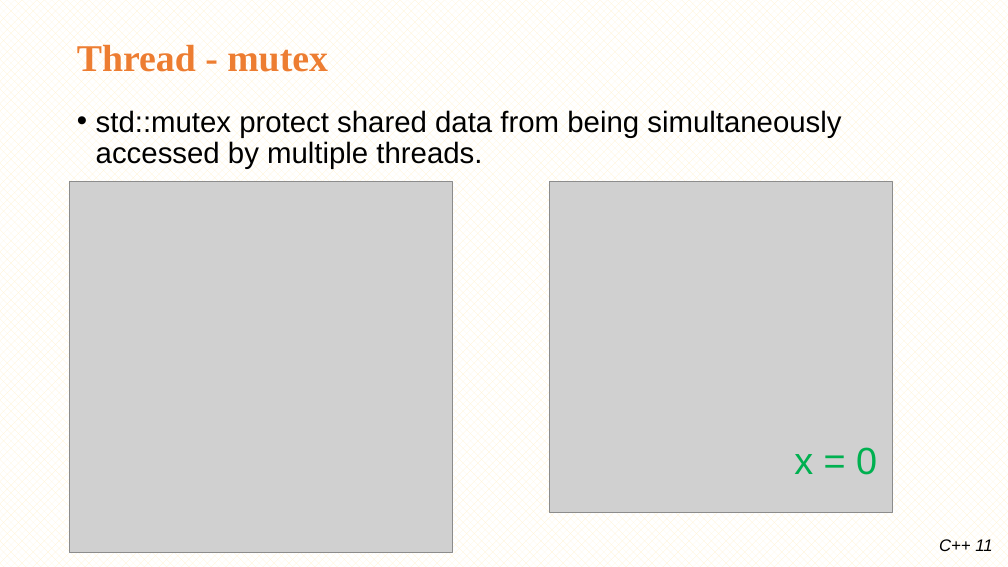
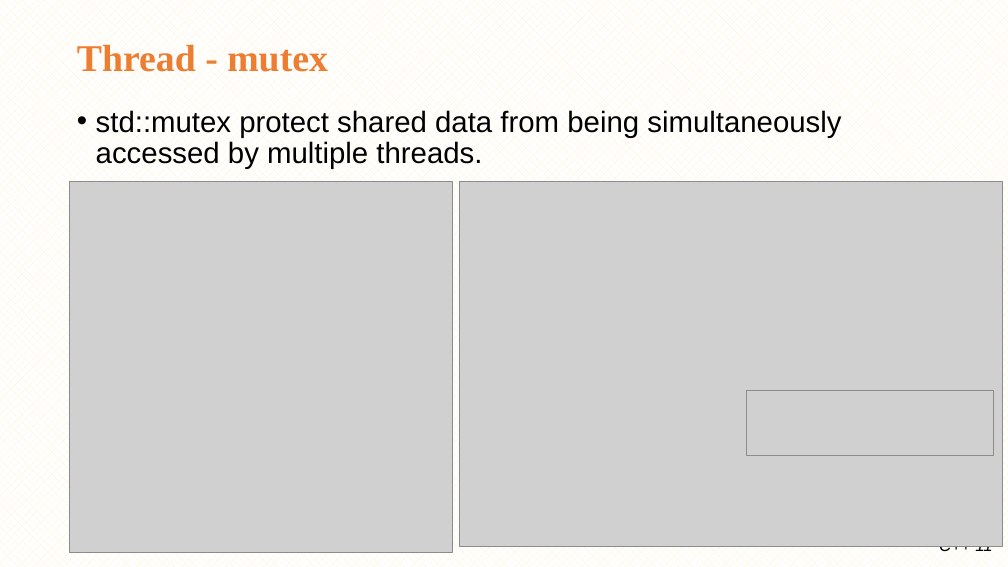
Before and after one commit to minhthedt/hello-world, a slide deck: slide 41 of Training/LG_Training_C++11.pptx (slide 40 before the commit). Drawn at 1008x567 pixels with LibreOffice and Linux fonts; fonts in the diff are those of the drawing; grey boxes stand for pictures; background and template pictures are left out. Boxes give left, top, right and bottom in pixels: in the first picture for what was removed or moved away, otherwise in the second. Text is boxed around its words. In the diff, an @@ line names an element or a change of style, - is before the commit and + after.

```diff
--- a/Training/LG_Training_C++11.pptx
+++ b/Training/LG_Training_C++11.pptx
@@ picture: place and size @@
-picture at [549, 181, 892, 513]
+picture at [460, 181, 1003, 547]
@@ picture added at [746, 391, 994, 455] @@
@@ text removed at [794, 447, 877, 475] @@
-x = 0
```
Also in this commit, not shown: 4 other slides changed, 1 slide added.
